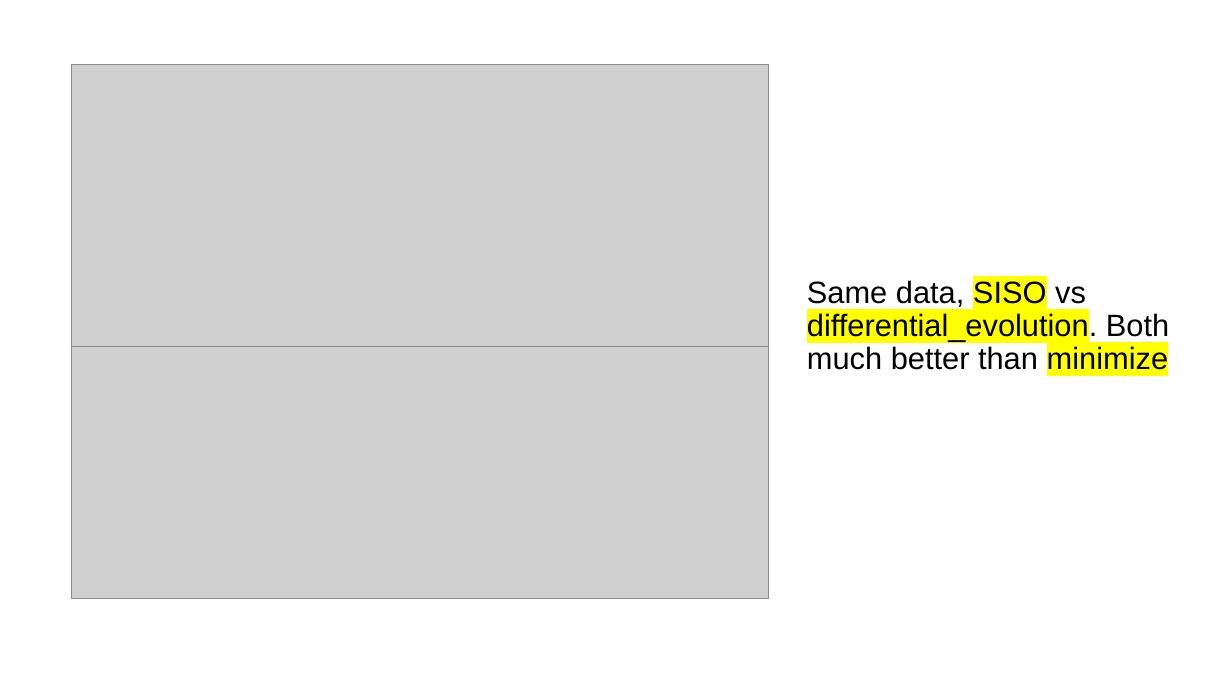
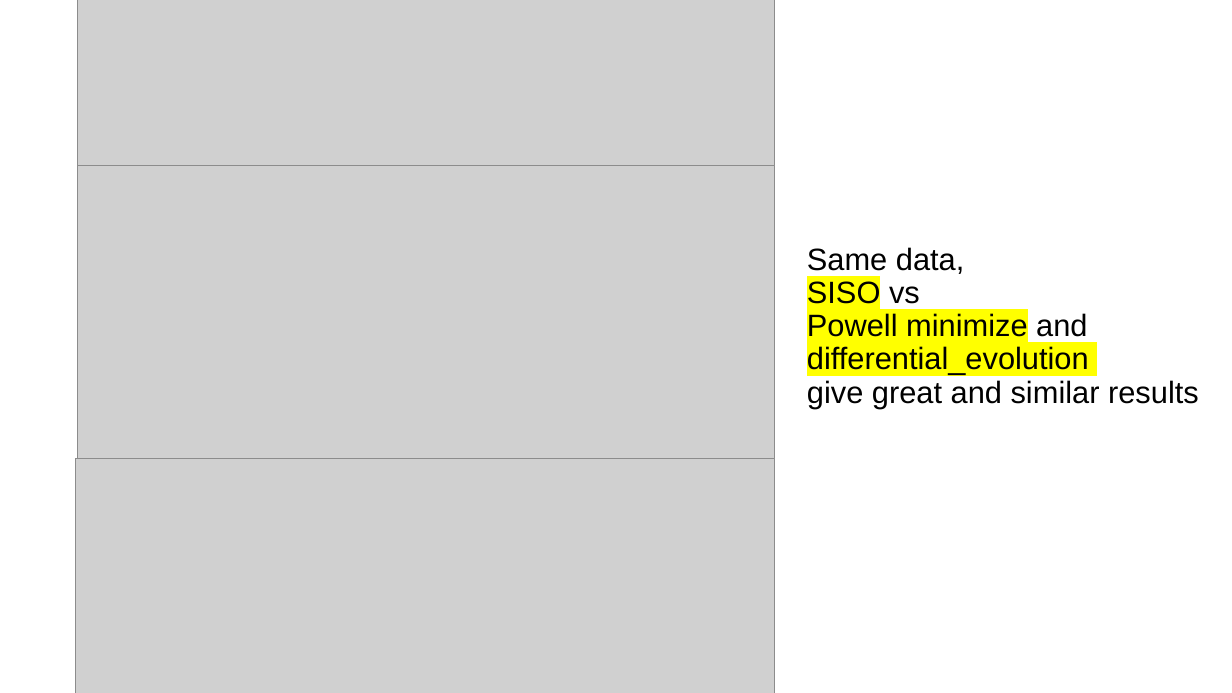
Before and after one commit to novakovicluka97/battery_parameter_parsing, a slide deck: slide 21 of Docs/Typhoon model through time.pptx. Drawn at 1232x693 pixels with LibreOffice and Linux fonts; fonts in the diff are those of the drawing; grey boxes stand for pictures. Boxes give left, top, right and bottom in pixels: in the first picture for what was removed or moved away, otherwise in the second. Text is boxed around its words. In the diff, an @@ line names an element or a change of style, - is before the commit and + after.

```diff
--- a/Docs/Typhoon model through time.pptx
+++ b/Docs/Typhoon model through time.pptx
@@ picture: place and size @@
-picture at [71,65,768,347]
+picture at [78,0,775,165]
@@ picture added at [78,165,775,458] @@
@@ title at [807,247,1199,408]: text changed @@
-Same data, SISO vs differential_evolution. Both much better than minimize
+Same data,
+SISO vs
+Powell minimize and differential_evolution
+give great and similar results
@@ picture removed at [71,347,768,599] @@
@@ picture added at [75,458,775,693] @@
```
Also in this commit, not shown: 7 other files.
